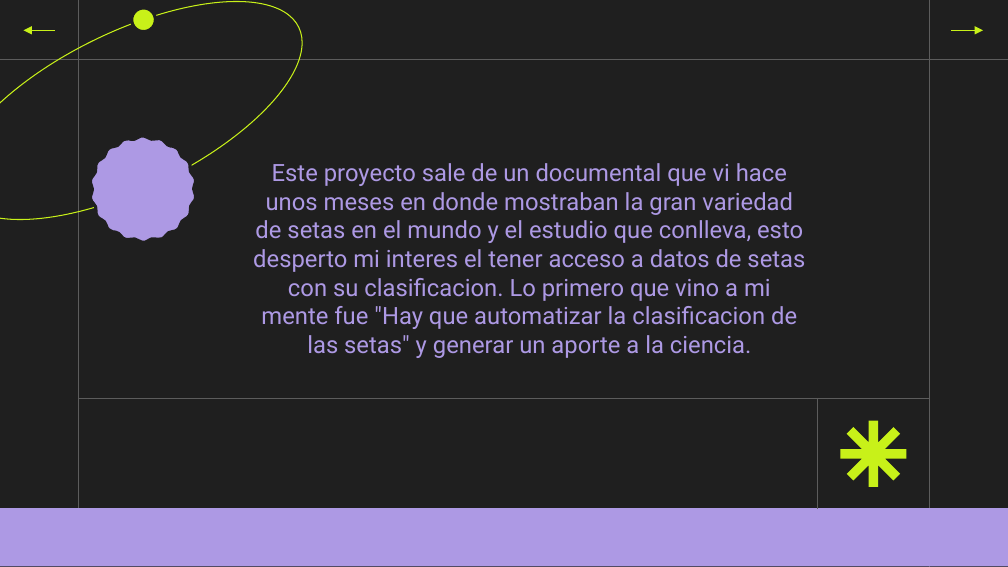
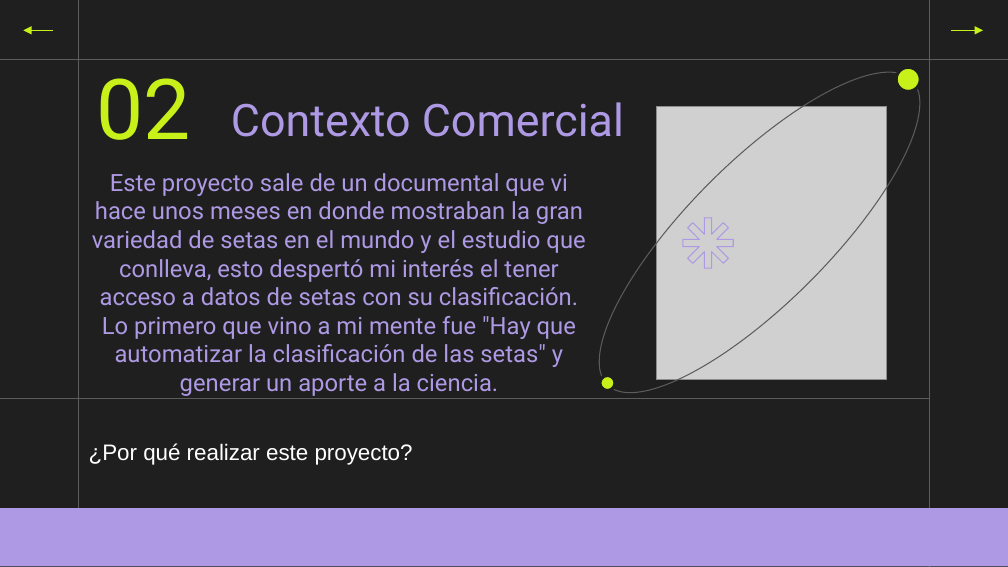
Before and after one commit to Sikriolc/DSCoder, a slide deck: slide 6 of DesafioFinalDS/Presentacion Final.pptx (slide 8 before the commit). Drawn at 1008x567 pixels with LibreOffice and Linux fonts; fonts in the diff are those of the drawing; grey boxes stand for pictures. Boxes give left, top, right and bottom in pixels: in the first picture for what was removed or moved away, otherwise in the second. Text is boxed around its words. In the diff, an @@ line names an element or a change of style, - is before the commit and + after.

```diff
--- a/DesafioFinalDS/Presentacion Final.pptx
+++ b/DesafioFinalDS/Presentacion Final.pptx
@@ ellipse removed at box(0, 0, 334, 264) @@
@@ ellipse added at box(558, 30, 962, 435), outline #5C5C5C 0.75 pt @@
@@ title added at box(97, 78, 191, 140), 60 pt, text #C8F119 @@
+02
@@ ellipse at box(896, 68, 920, 92): rotation 9 to 0 degrees @@
@@ title added at box(231, 102, 624, 137), 32 pt, text #AD99E4 @@
+Contexto Comercial
@@ picture added at box(656, 106, 887, 379) @@
@@ freeform shape removed at box(81, 128, 205, 249) @@
@@ text at box(92, 173, 585, 396): text changed @@
-Este proyecto sale de un documental que vi hace unos meses en donde mostraban la gran variedad de setas en el mundo y el estudio que conlleva, esto desperto mi interes el tener acceso a datos de setas con su clasificacion. Lo primero que vino a mi mente fue "Hay que automatizar la clasificacion de las setas" y generar un aporte a la ciencia.
+Este proyecto sale de un documental que vi hace unos meses en donde mostraban la gran variedad de setas en el mundo y el estudio que conlleva, esto despertó mi interés el tener acceso a datos de setas con su clasificación. Lo primero que vino a mi mente fue "Hay que automatizar la clasificación de las setas" y generar un aporte a la ciencia.
@@ freeform shape added at box(682, 218, 733, 268), outline #AD99E4 0.75 pt @@
@@ ellipse added at box(600, 375, 615, 390), fill #C8F119, outline #1F1F1F 2.25 pt @@
@@ line moved from (928, 398) - (80, 398) to (928, 398) - (0, 398) @@
@@ line removed from (817, 509) to (817, 398) @@
@@ subtitle added at box(89, 443, 413, 465), 16 pt, text #FFFFFF @@
+¿Por qué realizar este proyecto?
@@ freeform shape removed at box(841, 420, 907, 487) @@
```
Also in this commit, not shown: 3 other slides changed, 3 slides removed.
